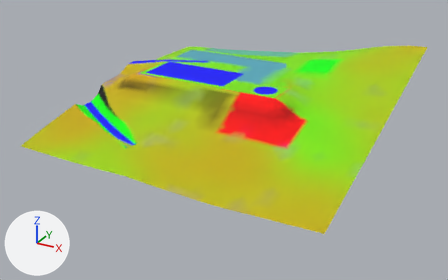
An edit to the glTF model games/yorimichi/assets/belmonte/meshes/SM_BM_BT_Terrain_6_2.glb, drawn before and after from the same camera.
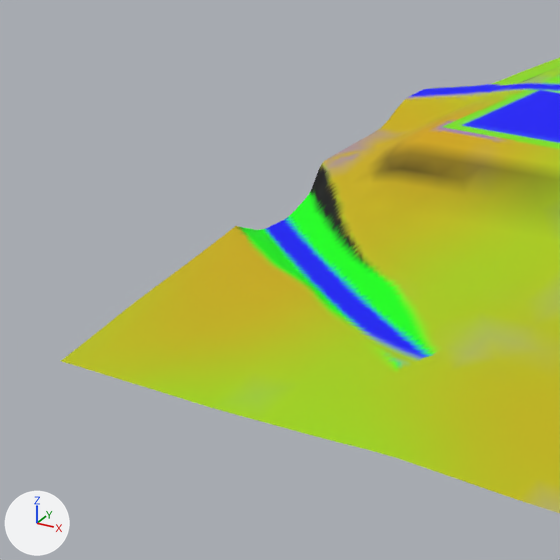
Each version is shown whole from a 50 mm camera at (871.0, -406.0, 187.0) aimed at (637.0, 21.0, -26.0), then close up on the part from 0% to 39% of the width and 12% to 74% of the height. The axes (+X, +Y, +Z) are drawn at lower left. The lights are the same throughout. The last two pictures show the newer version.

In view in the first close-up: 'SM_BM_BT_Terrain_6_2'.
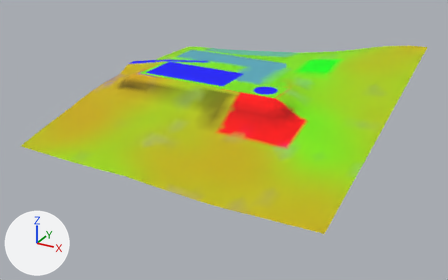
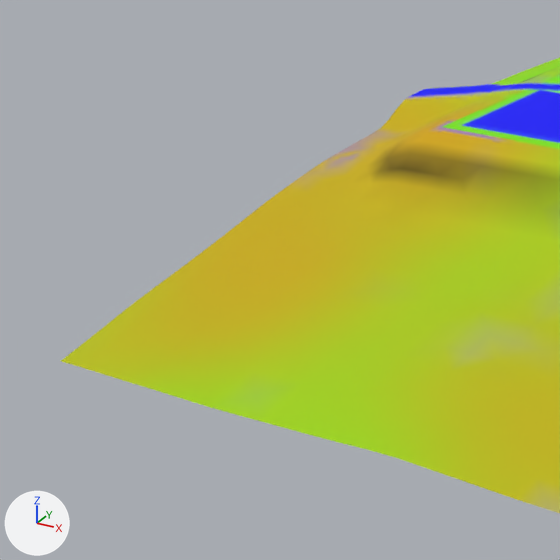
What differs and where, as boxes (x1, y1, x2, y2) in the close-ups (560 x 560 px):
part 1 of me_sm_bt_terrain_6_2, built on: before (211, 157, 498, 402); after (230, 163, 443, 357)

The change, as a diff of the scene's bpy script:
```diff
--- a/games/yorimichi/assets/belmonte/meshes/SM_BM_BT_Terrain_6_2.glb.py
+++ b/games/yorimichi/assets/belmonte/meshes/SM_BM_BT_Terrain_6_2.glb.py
@@ me_sm_bt_terrain_6_2 @@
 # used by ob_sm_bm_bt_terrain_6_2; location = (0.0, 0.0, 0.0)
-me_sm_bt_terrain_6_2.from_pydata(...)  # 5331 vertices, 10495 faces; spans x 512.0..768.0, y -88.0..168.0, z -21.0..38.0
+me_sm_bt_terrain_6_2.from_pydata(...)  # 3117 vertices, 6097 faces; spans x 512.0..768.0, y -88.0..168.0, z -21.0..38.0
+# me_sm_bt_terrain_6_2 part 1: 3 vertices moved within x 520.0..576.0, y -48.0..8.0, z -9.0..4.0; 2245 vertices removed from x 512.0..610.0, y -71.0..19.0, z -13.0..6.0; 31 vertices added at x 512.0..592.0, y -48.0..12.0, z -9.0..5.0
 me_sm_bt_terrain_6_2.materials.append(mat_bm_000_m_terrain_044)
```
